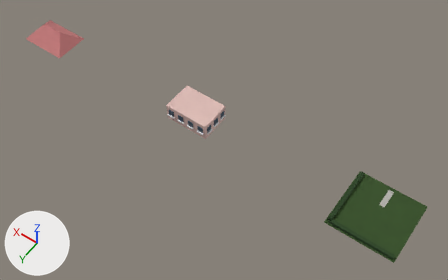
One commit to the Blender file objects/VanillaReplacements/Building/BLDHOU14/OG_BLDHOU14.blend: the scene before it, then after it.
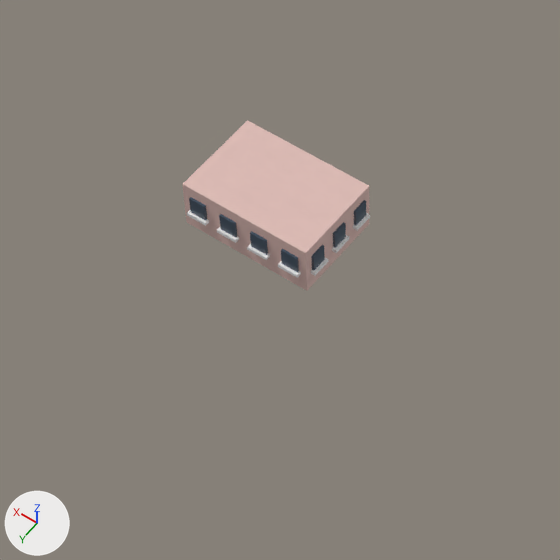
The first picture shows the older version from a 50 mm camera at (-8.9, 48.7, 74.0) aimed at (25.3, 0.7, -1.4). The close-ups show the older and then the newer version on the part from 24% to 64% of the width and 17% to 80% of the height of that picture. Only the edits that show in the close-ups are written down. The axes (+X, +Y, +Z) are drawn at lower left. The lights are the same throughout.
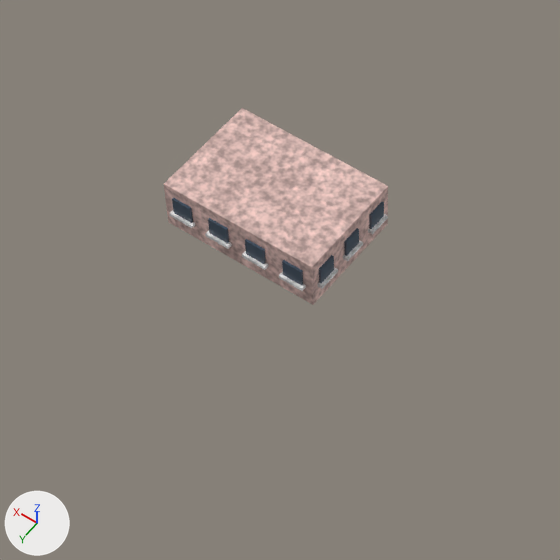
Where the newer file only moved an object's origin or applied its transform, the numbers keep the older frame.

What differs and where, as boxes [x1, y1, x2, y2] in the close-ups (560 x 560 px):
'Cube.004', surface changed, rescaled (20% wider, 15% taller): before [182, 120, 369, 291]; after [164, 108, 388, 305]
'Cube.019', moved: before [189, 197, 207, 220]; after [172, 198, 193, 223]
'Cube.017', moved: before [219, 214, 237, 237]; after [208, 218, 229, 243]
'Cube.013', moved: before [281, 249, 299, 272]; after [282, 260, 303, 285]
'Cube.015', moved: before [250, 231, 268, 255]; after [245, 239, 266, 264]
'Cube.025', moved: before [311, 245, 325, 270]; after [319, 255, 334, 283]
'Cube.023', moved: before [333, 222, 346, 248]; after [344, 228, 359, 256]
'Cube.021', moved: before [354, 200, 366, 225]; after [369, 202, 384, 229]
'Cube.014', surface changed, moved: before [278, 261, 301, 278]; after [279, 272, 306, 291]
'Cube.018', surface changed, moved: before [217, 227, 239, 243]; after [205, 230, 232, 249]
'Cube.016', surface changed, moved: before [247, 244, 270, 260]; after [242, 251, 268, 270]
'Cube.020', surface changed, moved: before [187, 210, 209, 226]; after [170, 210, 196, 228]
'Cube.026', surface changed, moved: before [311, 258, 329, 276]; after [317, 267, 338, 289]
'Cube.024', surface changed, moved: before [332, 235, 349, 253]; after [343, 240, 363, 261]
'Cube.022', surface changed, moved: before [353, 213, 370, 231]; after [368, 214, 388, 235]

Diff of the bpy script that builds the scene:
```diff
--- a/objects/VanillaReplacements/Building/BLDHOU14/OG_BLDHOU14.blend.py
+++ b/objects/VanillaReplacements/Building/BLDHOU14/OG_BLDHOU14.blend.py
@@ mat_pink_pink @@
 mat_pink_pink = bpy.data.materials.new('Pink pink')
-# nodes: BsdfPrincipled, MixRGB, OutputMaterial, TexNoise, ValToRGB
-# colours: pink #e2bfb8, light grey #cbcbcb, white #ffffff
+# nodes: BsdfPrincipled, MixRGB x3, OutputMaterial, TexCoord, TexNoise x3, ValToRGB x3
+# colours: pink #e2bfb8, light grey #cbcbcb, white #ffffff, light grey #c8c8c8, white #e9e9e9
@@ mat_white_white @@
 mat_white_white = bpy.data.materials.new('White white')
-# nodes: BsdfPrincipled, OutputMaterial
-# colours: white #ededed
+# nodes: BsdfPrincipled, MixRGB x2, OutputMaterial, TexCoord, TexNoise x2, ValToRGB x2
+# colours: light grey #c8c8c8, white #ffffff, white #ededed, white #e9e9e9
@@ me_cube_004 @@
 # used by ob_cube_004; parent = ob_part1; location = (0.0, 0.512, 1.426)
-me_cube_004.from_pydata(...)  # 8 vertices, 6 faces; spans x -3.69..3.69, y -2.56..2.56, z -1.43..1.43
+me_cube_004.from_pydata(...)  # 8 vertices, 6 faces; spans x -4.42..4.42, y -3.07..3.07, z -1.43..1.43
+# me_cube_004 part 1: the whole mesh is scaled about its middle by (1.2, 1.2, 1)
 me_cube_004.materials.append(mat_pink_pink)
@@ ob_cube_013 @@
 ob_cube_013.parent = ob_part1
-ob_cube_013.location = (-2.764, 3.132, 1.712)
+ob_cube_013.location = (-3.317, 3.644, 1.712)
@@ ob_cube_014 @@
 ob_cube_014.parent = ob_part1
-ob_cube_014.location = (-2.764, 3.206, 1.119)
+ob_cube_014.location = (-3.317, 3.718, 1.119)
@@ ob_cube_015 @@
 ob_cube_015.parent = ob_part1
-ob_cube_015.location = (-0.921, 3.132, 1.712)
+ob_cube_015.location = (-1.106, 3.644, 1.712)
@@ ob_cube_016 @@
 ob_cube_016.parent = ob_part1
-ob_cube_016.location = (-0.921, 3.206, 1.119)
+ob_cube_016.location = (-1.106, 3.718, 1.119)
@@ ob_cube_017 @@
 ob_cube_017.parent = ob_part1
-ob_cube_017.location = (0.921, 3.132, 1.712)
+ob_cube_017.location = (1.106, 3.644, 1.712)
@@ ob_cube_018 @@
 ob_cube_018.parent = ob_part1
-ob_cube_018.location = (0.921, 3.206, 1.119)
+ob_cube_018.location = (1.106, 3.718, 1.119)
@@ ob_cube_019 @@
 ob_cube_019.parent = ob_part1
-ob_cube_019.location = (2.764, 3.132, 1.712)
+ob_cube_019.location = (3.317, 3.644, 1.712)
@@ ob_cube_020 @@
 ob_cube_020.parent = ob_part1
-ob_cube_020.location = (2.764, 3.206, 1.119)
+ob_cube_020.location = (3.317, 3.718, 1.119)
@@ ob_cube_021 @@
 ob_cube_021.parent = ob_part1
-ob_cube_021.location = (-3.746, -1.195, 1.712)
+ob_cube_021.location = (-4.483, -1.535, 1.712)
@@ ob_cube_022 @@
 ob_cube_022.parent = ob_part1
-ob_cube_022.location = (-3.82, -1.195, 1.119)
+ob_cube_022.location = (-4.557, -1.535, 1.119)
@@ ob_cube_023 @@
 ob_cube_023.parent = ob_part1
-ob_cube_023.location = (-3.746, 0.512, 1.712)
+ob_cube_023.location = (-4.483, 0.512, 1.712)
@@ ob_cube_024 @@
 ob_cube_024.parent = ob_part1
-ob_cube_024.location = (-3.82, 0.512, 1.119)
+ob_cube_024.location = (-4.557, 0.512, 1.119)
@@ ob_cube_025 @@
 ob_cube_025.parent = ob_part1
-ob_cube_025.location = (-3.746, 2.218, 1.712)
+ob_cube_025.location = (-4.483, 2.559, 1.712)
@@ ob_cube_026 @@
 ob_cube_026.parent = ob_part1
-ob_cube_026.location = (-3.82, 2.218, 1.119)
+ob_cube_026.location = (-4.557, 2.559, 1.119)
```
